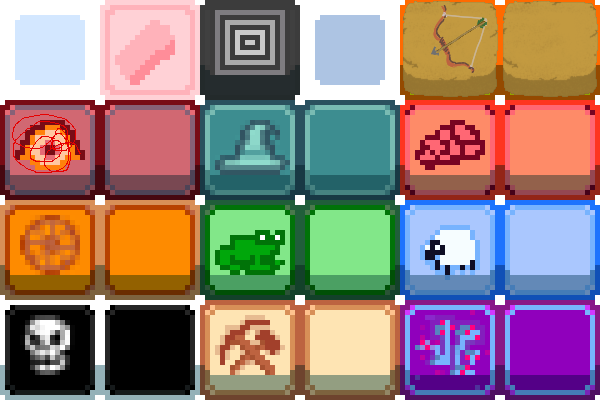
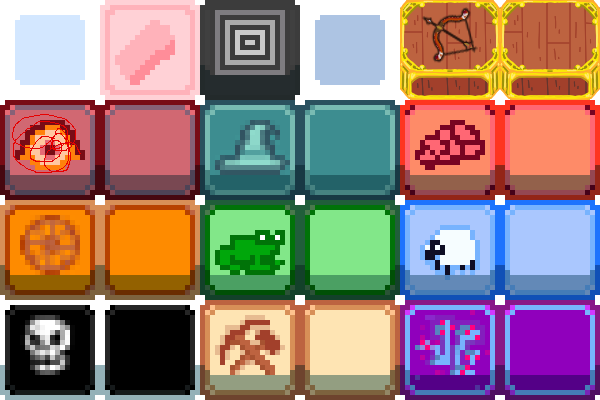
Before/after of a 600px x 400px layered artwork. What changed in the layer stack:
added group "Group 5" (1st of 2) with 3 layers above "Group 5" over [400, 0, 600, 100]
added layer "Paint Layer 4" (1st of 2, in "Group 5") in group "Group 5" over [448, 0, 600, 100]
added layer "Paint Layer 2" (1st of 3, in "Group 5") in group "Group 5" over [448, 0, 600, 100]
added layer "Paint Layer 2" (2nd of 3, in "Group 5") in group "Group 5" over [400, 0, 600, 100]
added group "Group 5" (2nd of 2) with 3 layers above "Copy of Paint Layer 1" over [400, 0, 512, 100]
added layer "Paint Layer 4" (2nd of 2, in "Group 5") in group "Group 5" over [400, 0, 512, 100]
added layer "Paint Layer 6" in group "Group 5" over [400, 0, 512, 64]
moved "Paint Layer 2" (3rd of 3, in "Group 5") into group "Group 5", painted on it over [400, 0, 512, 100]
painted on "Background" over [400, 0, 600, 100]
